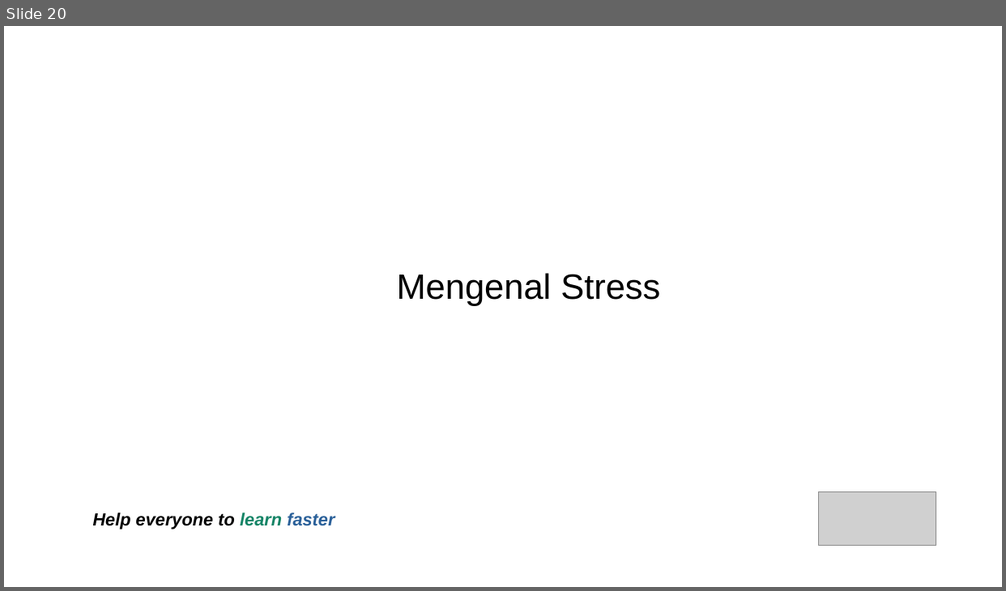
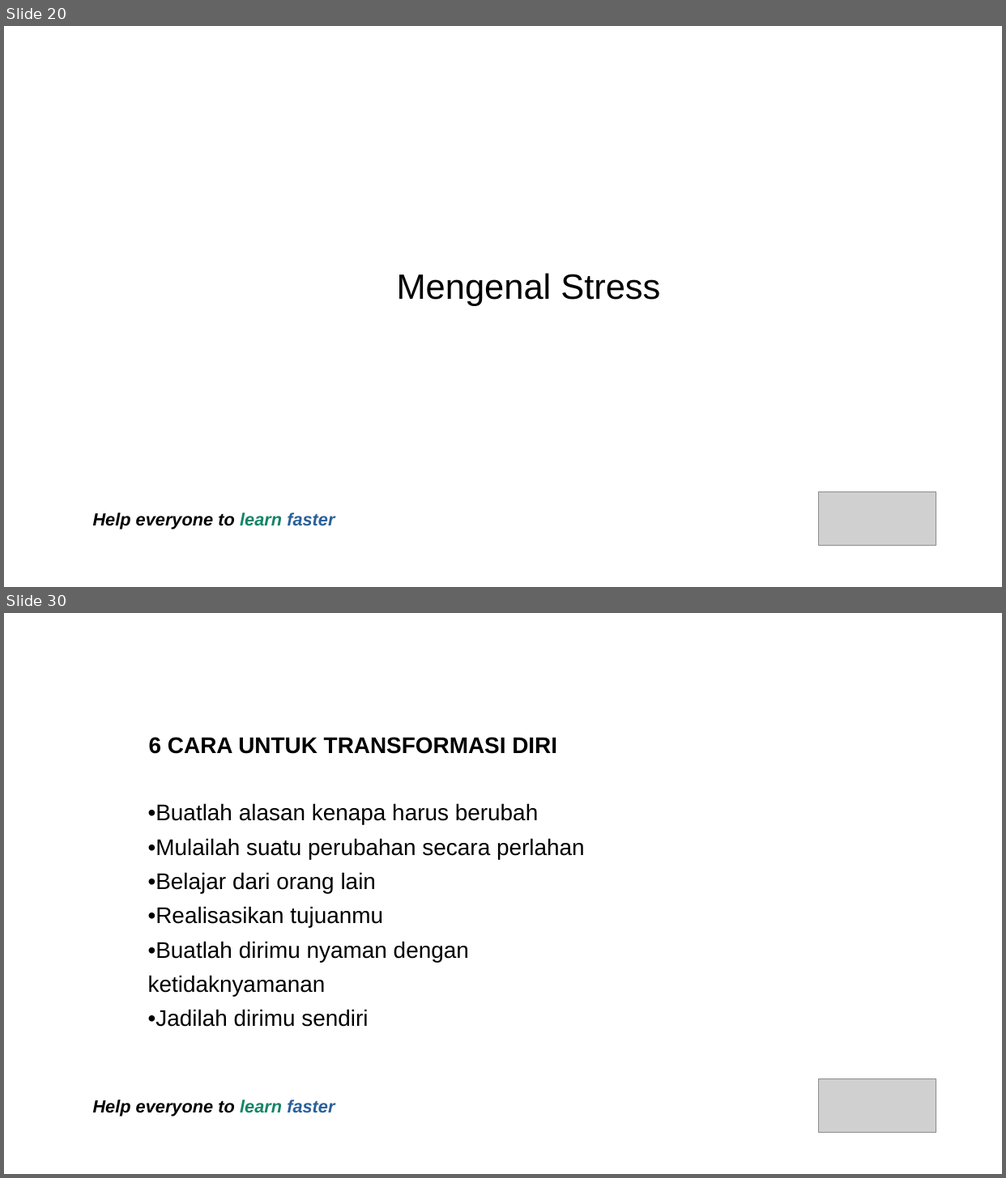
Before and after one commit to jejaksaid/course-flc, a slide deck: time-and-stress-management/sllide.odp. Shown one above the other, each under a label of ours: slide 20 before the commit, slides 20 and 30 after it; the slides between them are not shown. The pictures are 1006x591 and 1006x1178 pixels, drawn with LibreOffice and Linux fonts; fonts in the diff are those of the drawing; grey boxes stand for pictures; background and template pictures are left out. Boxes give left, top, right and bottom in pixels: in the first picture for what was removed or moved away, otherwise in the second. Text is boxed around its words. In the diff, an @@ line names an element or a change of style, - is before the commit and + after.

```diff
--- a/time-and-stress-management/sllide.odp
+++ b/time-and-stress-management/sllide.odp
@@ slide 30 added at (4, 613, 1002, 1174), background picture (left out) @@
@@ text added at (149, 737, 557, 754), 18 pt, text #000000, bold @@
+6 CARA UNTUK TRANSFORMASI DIRI
@@ text added at (148, 803, 585, 1027), 18 pt, text #000000 @@
+•Buatlah alasan kenapa harus berubah
+•Mulailah suatu perubahan secara perlahan
+•Belajar dari orang lain
+•Realisasikan tujuanmu
+•Buatlah dirimu nyaman dengan
+ketidaknyamanan
+•Jadilah dirimu sendiri
@@ picture added at (819, 1080, 936, 1134) @@
@@ text added at (93, 1100, 334, 1116), 14 pt, text #000000, bold, italic @@
+Help everyone to learn faster
```
Also in this commit, not shown: 1 slide changed, 9 other slides added, 1 other file.
